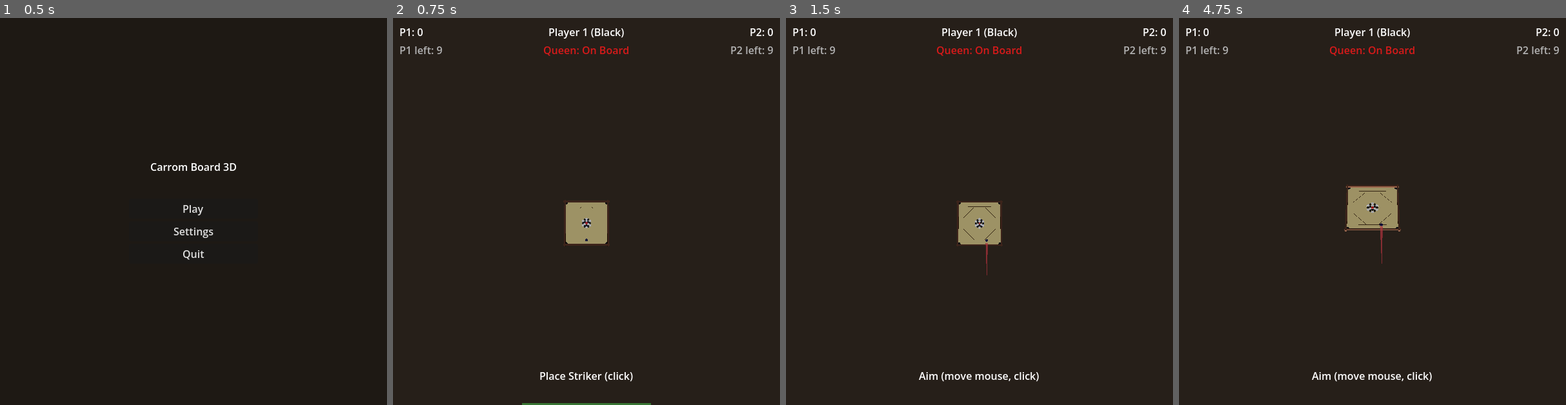
Above: before the commit, frames 1-4 (left to right).
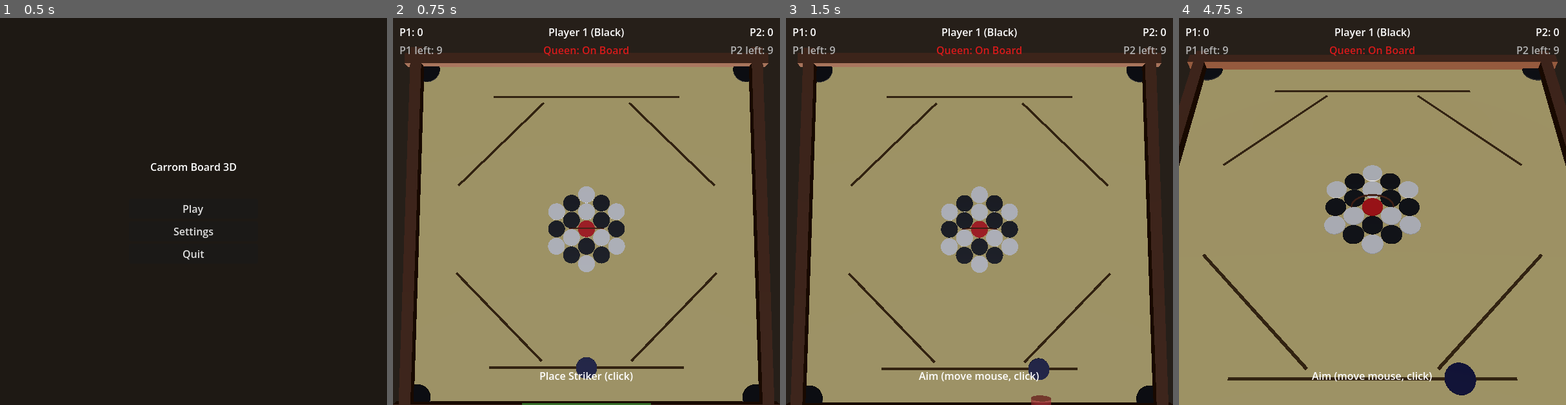
Above: after the commit, the same moments.

Repository: sidtheone/Carrom
Game: Godot game, scene res://scenes/main_menu.tscn
The game is run twice, just before and just after one commit, with the same random seed, the same clock (stepped at 60 frames per second) and the same inputs.
Inputs (mouse positions are in pixels of both pictures, inside the frame that each line leads up to):
- Up to frame 1 (0.5 s): no input
- Up to frame 2 (0.75 s): click "Play" at 0.5 s
- Up to frame 3 (1.5 s): tap Enter at 1.25 s; move the mouse to (1064, 192) at 1.27 s; click (1064, 192) at 1.42 s
- Up to frame 4 (4.75 s): move the mouse to (1295, 230) at 2.02 s; click (1295, 230) at 2.17 s; tap R (reset_board) at 2.75, 4.25 s; move the mouse to (1411, 126) at 2.77 s; click (1411, 126) at 2.92 s; move the mouse to (1353, 288) at 3.52 s; click (1353, 288) at 3.67 s; move the mouse to (1488, 269) at 4.27 s; click (1488, 269) at 4.42 s

Frame 1 is identical in both runs. In frame 2, 75% of the frame differs, in the area x 0-100%, y 7-100%; in frame 3, 76%; in frame 4, 84%, in the area x 0-100%, y 8-100%.
Error in both runs: Invalid access to property or key 'name' on a base object of type 'previously freed'. (res://scripts/board.gd:278)

Commit message:
Fix camera too far — bring presets much closer to 74cm board
Camera at Y=800 made the 74cm board tiny. New heights:
- PLACE_STRIKER: Y=100 (was 800)
- AIM/POWER: Y=60 (was 500)
- SIMULATION: Y=85 (was 700)
Light positions also scaled down to match.

Co-Authored-By: Claude Opus 4.6 (1M context) <noreply@anthropic.com>

Diff:
--- a/godot/scenes/main.tscn
+++ b/godot/scenes/main.tscn
@@ -17,7 +17,7 @@
 script = ExtResource("1_board")
 
 [node name="Camera3D" type="Camera3D" parent="."]
-transform = Transform3D(1, 0, 0, 0, 0.087, 0.996, 0, -0.996, 0.087, 0, 800, 50)
+transform = Transform3D(1, 0, 0, 0, 0.087, 0.996, 0, -0.996, 0.087, 0, 100, 5)
 fov = 45.0
 near = 1.0
 far = 5000.0
@@ -27,13 +27,13 @@
 environment = SubResource("Environment_1")
 
 [node name="DirectionalLight3D" type="DirectionalLight3D" parent="."]
-transform = Transform3D(1, 0, 0, 0, 0.5, -0.866, 0, 0.866, 0.5, 500, 1000, 500)
+transform = Transform3D(1, 0, 0, 0, 0.5, -0.866, 0, 0.866, 0.5, 50, 120, 50)
 light_color = Color(1, 0.97, 0.92, 1)
 light_energy = 1.2
 shadow_enabled = true
 
 [node name="FillLight" type="DirectionalLight3D" parent="."]
-transform = Transform3D(1, 0, 0, 0, 0.5, 0.866, 0, -0.866, 0.5, -300, 800, -500)
+transform = Transform3D(1, 0, 0, 0, 0.5, 0.866, 0, -0.866, 0.5, -30, 100, -50)
 light_color = Color(0.8, 0.85, 1, 1)
 light_energy = 0.4
 
--- a/godot/scripts/camera_controller.gd
+++ b/godot/scripts/camera_controller.gd
@@ -5,38 +5,38 @@
 
 const PRESETS := {
 	GameManager.State.PLACE_STRIKER: {
-		"position": Vector3(0, 800, 50),
+		"position": Vector3(0, 100, 5),
 		"rotation": Vector3(-85, 0, 0),
 	},
 	GameManager.State.AIM: {
-		"position": Vector3(0, 500, 450),
+		"position": Vector3(0, 60, 55),
 		"rotation": Vector3(-50, 0, 0),
 	},
 	GameManager.State.POWER: {
-		"position": Vector3(0, 500, 450),
+		"position": Vector3(0, 60, 55),
 		"rotation": Vector3(-50, 0, 0),
 	},
 	GameManager.State.SIMULATION: {
-		"position": Vector3(0, 700, 200),
+		"position": Vector3(0, 85, 25),
 		"rotation": Vector3(-70, 0, 0),
 	},
 }
 
 const PRESETS_P2 := {
 	GameManager.State.PLACE_STRIKER: {
-		"position": Vector3(0, 800, -50),
+		"position": Vector3(0, 100, -5),
 		"rotation": Vector3(-85, 180, 0),
 	},
 	GameManager.State.AIM: {
-		"position": Vector3(0, 500, -450),
+		"position": Vector3(0, 60, -55),
 		"rotation": Vector3(-50, 180, 0),
 	},
 	GameManager.State.POWER: {
-		"position": Vector3(0, 500, -450),
+		"position": Vector3(0, 60, -55),
 		"rotation": Vector3(-50, 180, 0),
 	},
 	GameManager.State.SIMULATION: {
-		"position": Vector3(0, 700, -200),
+		"position": Vector3(0, 85, -25),
 		"rotation": Vector3(-70, 180, 0),
 	},
 }
